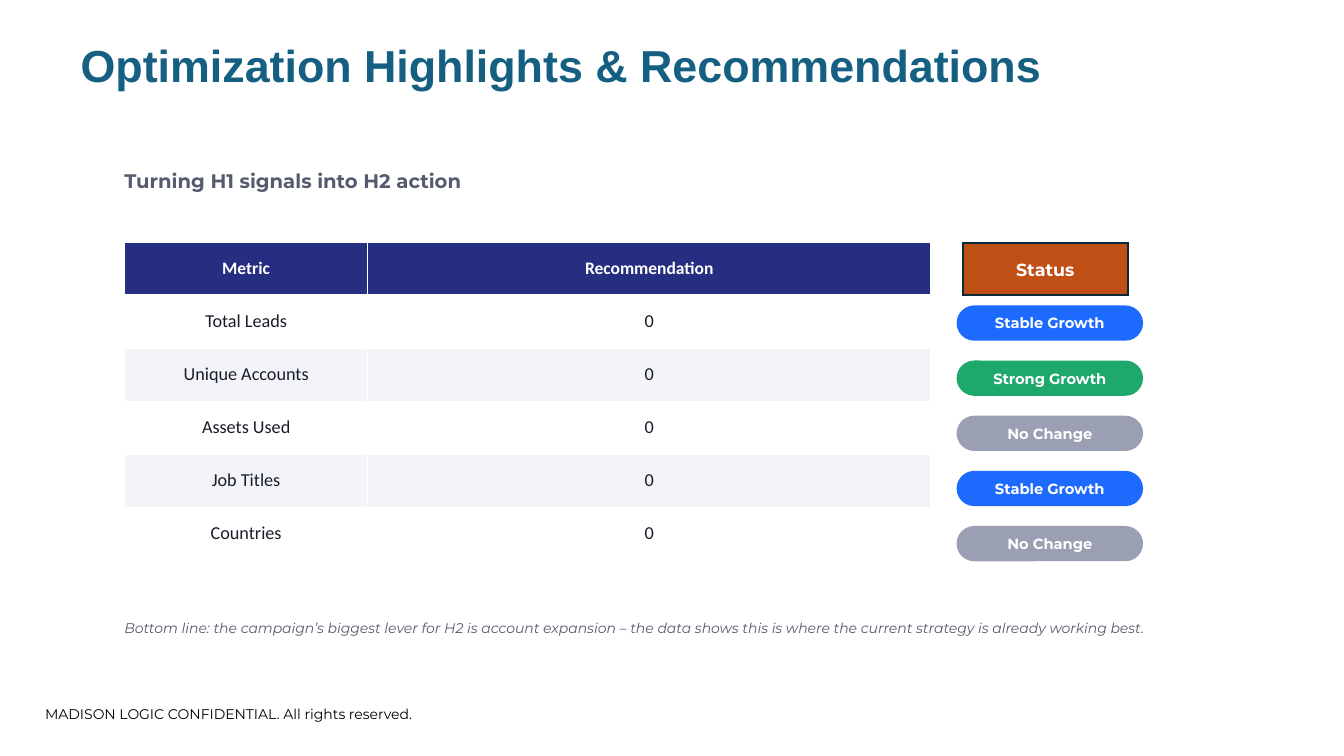
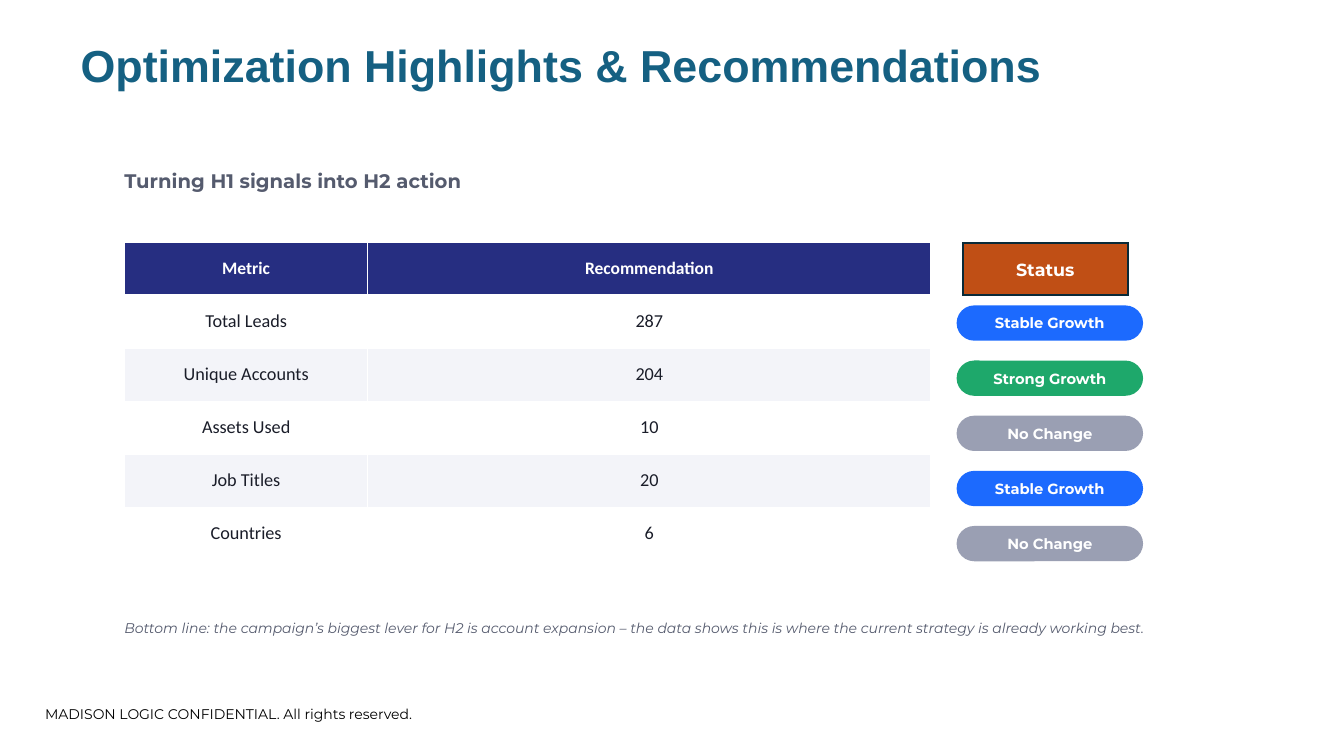
Before and after one commit to riteshm321/qbr-framework, a slide deck: slide 23 of output/Generated_QBR.pptx. Drawn at 1344x756 pixels with LibreOffice and Linux fonts; fonts in the diff are those of the drawing; background and template pictures are left out. Boxes give left, top, right and bottom in pixels: in the first picture for what was removed or moved away, otherwise in the second. Text is boxed around its words. In the diff, an @@ line names an element or a change of style, - is before the commit and + after.

```diff
--- a/output/Generated_QBR.pptx
+++ b/output/Generated_QBR.pptx
@@ table at [124, 242, 931, 561] @@
-row 2, column 2: 0
+row 2, column 2: 287
-row 3, column 2: 0
+row 3, column 2: 204
-row 4, column 2: 0
+row 4, column 2: 10
-row 5, column 2: 0
+row 5, column 2: 20
-row 6, column 2: 0
+row 6, column 2: 6
```
Also in this commit, not shown: 4 other slides changed, 8 other files.
